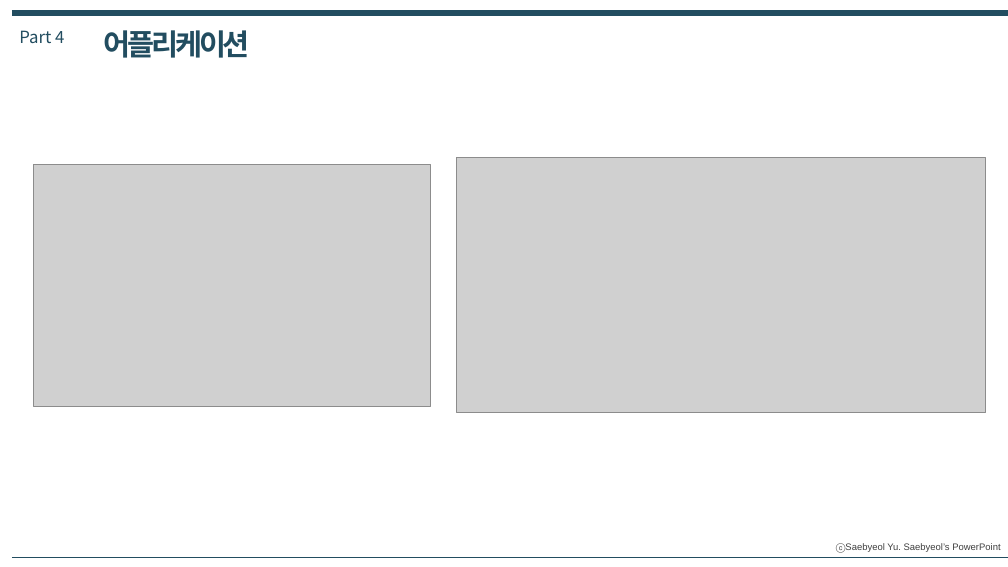
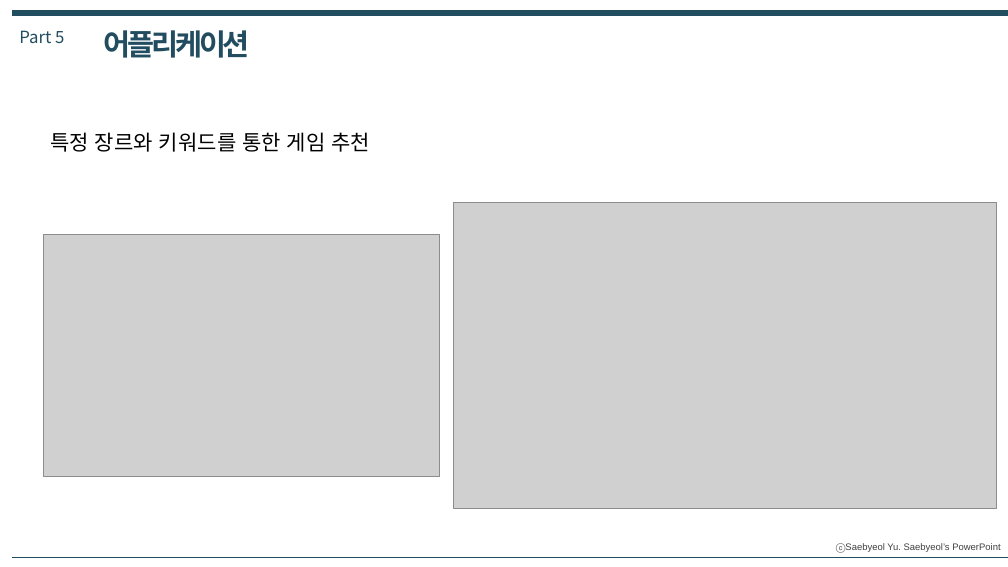
Before and after one commit to shinht97/steamsavemoney, a slide deck: slide 17 of 지갑지킴이_발표자료.pptx (slide 16 before the commit). Drawn at 1008x567 pixels with LibreOffice and Linux fonts; fonts in the diff are those of the drawing; grey boxes stand for pictures. Boxes give left, top, right and bottom in pixels: in the first picture for what was removed or moved away, otherwise in the second. Text is boxed around its words. In the diff, an @@ line names an element or a change of style, - is before the commit and + after.

```diff
--- a/지갑지킴이_발표자료.pptx
+++ b/지갑지킴이_발표자료.pptx
@@ text at [19,30,64,43]: text changed @@
-Part 4
+Part 5
@@ text added at [50,132,370,152], 20 pt, text #000000 @@
+특정 장르와 키워드를 통한 게임 추천
@@ picture: place and size @@
-picture at [457,158,986,413]
+picture at [454,203,997,509]
@@ picture: place and size @@
-picture at [34,164,431,406]
+picture at [43,234,440,476]
```
Also in this commit, not shown: 15 other slides changed, 3 slides added, 1 slide removed, 5 other files.
